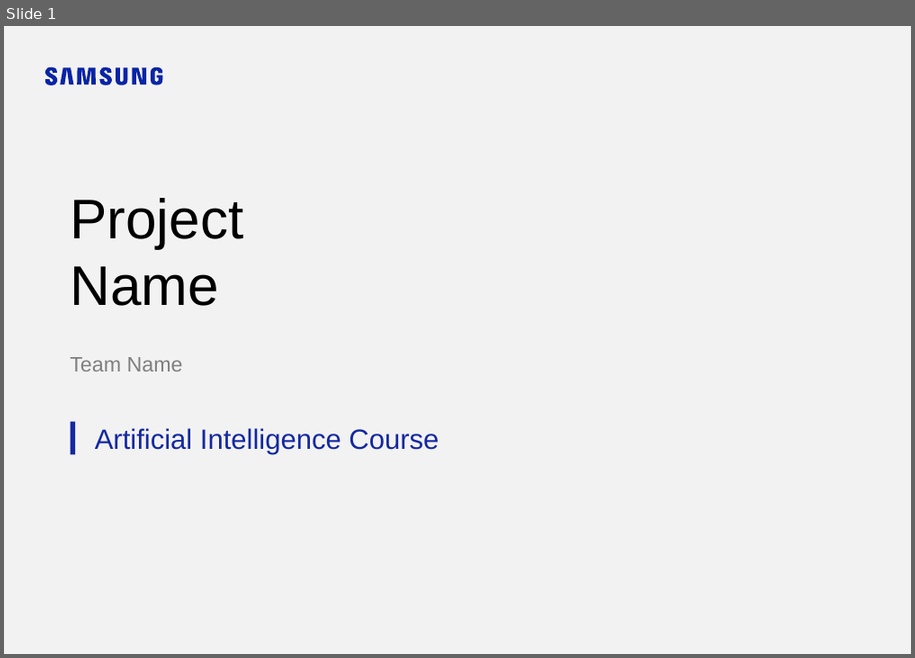
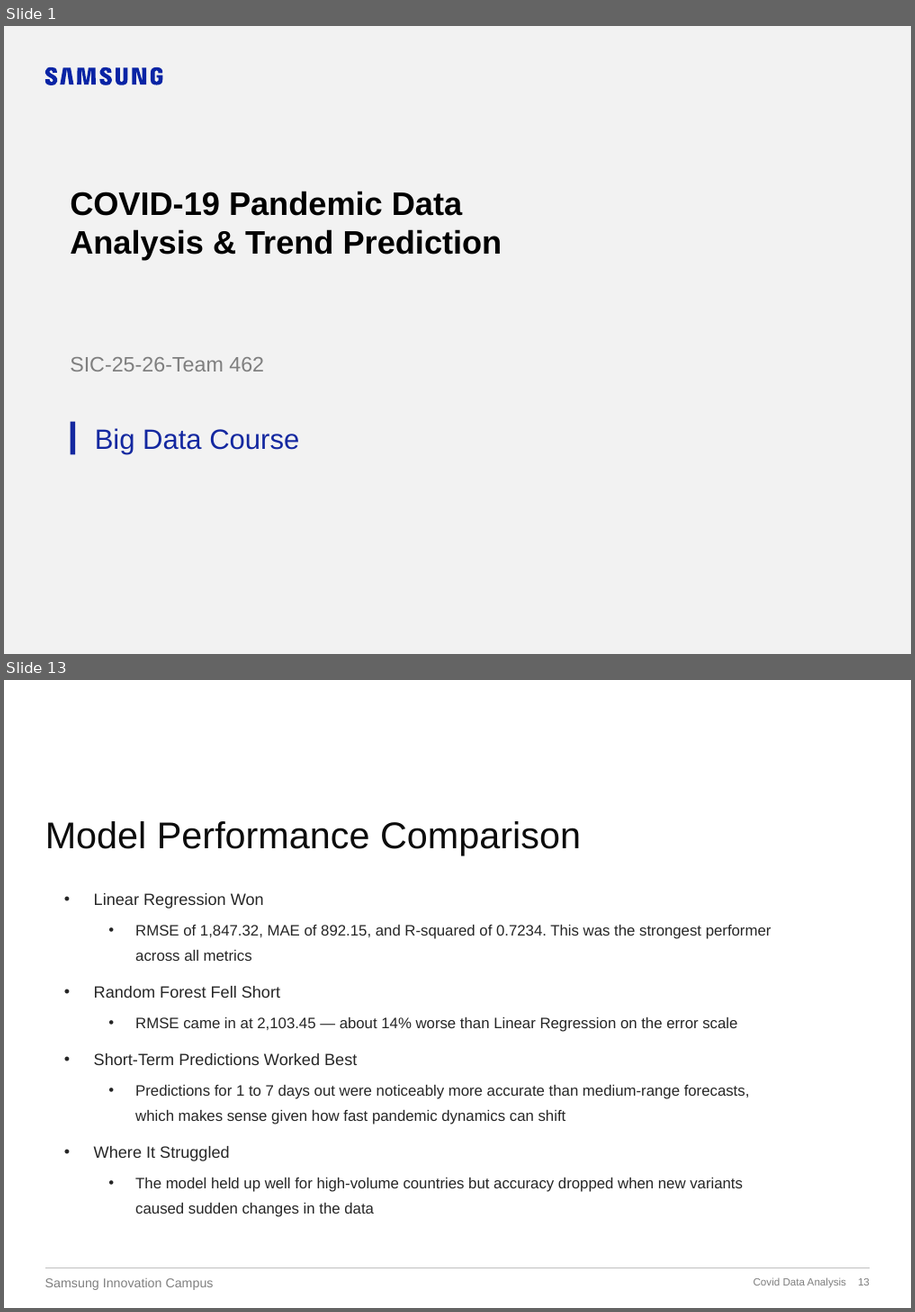
Before and after one commit to prabh9050/SIC-25-26-TEAM462, a slide deck: submission_template/4 Project Presentation.pptx. Shown one above the other, each under a label of ours: slide 1 before the commit, slides 1 and 13 after it; the slides between them are not shown. The pictures are 915x658 and 915x1312 pixels, drawn with LibreOffice and Linux fonts; fonts in the diff are those of the drawing; background and template pictures are left out. Boxes give left, top, right and bottom in pixels: in the first picture for what was removed or moved away, otherwise in the second. Text is boxed around its words. In the diff, an @@ line names an element or a change of style, - is before the commit and + after.

```diff
--- a/submission_template/4 Project Presentation.pptx
+++ b/submission_template/4 Project Presentation.pptx
@@ slide 13 added at [4,680,911,1308], background picture (left out) @@
@@ title added at [45,821,581,856], 32 pt, text #0C0C0C @@
+Model Performance Comparison
@@ text added at [94,893,772,1217], 13 pt, text #262626 @@
+• Linear Regression Won
+  • RMSE of 1,847.32, MAE of 892.15, and R-squared of 0.7234. This was the strongest performer across all metrics
+• Random Forest Fell Short
+  • RMSE came in at 2,103.45 — about 14% worse than Linear Regression on the error scale
+• Short-Term Predictions Worked Best
+  • Predictions for 1 to 7 days out were noticeably more accurate than medium-range forecasts, which makes sense given how fast pandemic dynamics can shift
+• Where It Struggled
+  • The model held up well for high-volume countries but accuracy dropped when new variants caused sudden changes in the data
@@ text added at [257,1018,315,1030], 18 pt, text #FFFFFF @@
+3.2 Results & Evaluation
@@ line added from (45, 1269) to (869, 1269), #BFBFBF 0.75 pt @@
@@ text added at [45,1278,214,1290], 11 pt, text #7F7F7F @@
+Samsung Innovation Campus
@@ text added at [754,1278,846,1288], 9 pt, text #7F7F7F @@
+Covid Data Analysis
@@ page number added at [858,1278,870,1286], 9 pt, text #7F7F7F @@
+13
@@ slide 1 changed as well @@
@@ title at [70,191,503,260]: text changed; size 48 to 28 pt; bold on @@
-Project
-Name
+COVID-19 Pandemic Data Analysis & Trend Prediction
@@ text at [70,357,264,372]: text changed @@
-Team Name
+SIC-25-26-Team 462
@@ text at [95,428,299,455]: text changed @@
-Artificial Intelligence Course
+Big Data Course
```
Also in this commit, not shown: 1 other slide changed, 16 other slides added, 2 slides removed, 3 other files.
